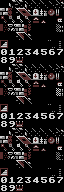
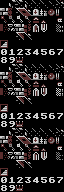
Layer changes from the first w=64, h=192 image to the second:
hid "Hidden" over [48, 40, 61, 176]
painted on "Background" over [33, 24, 47, 160]
